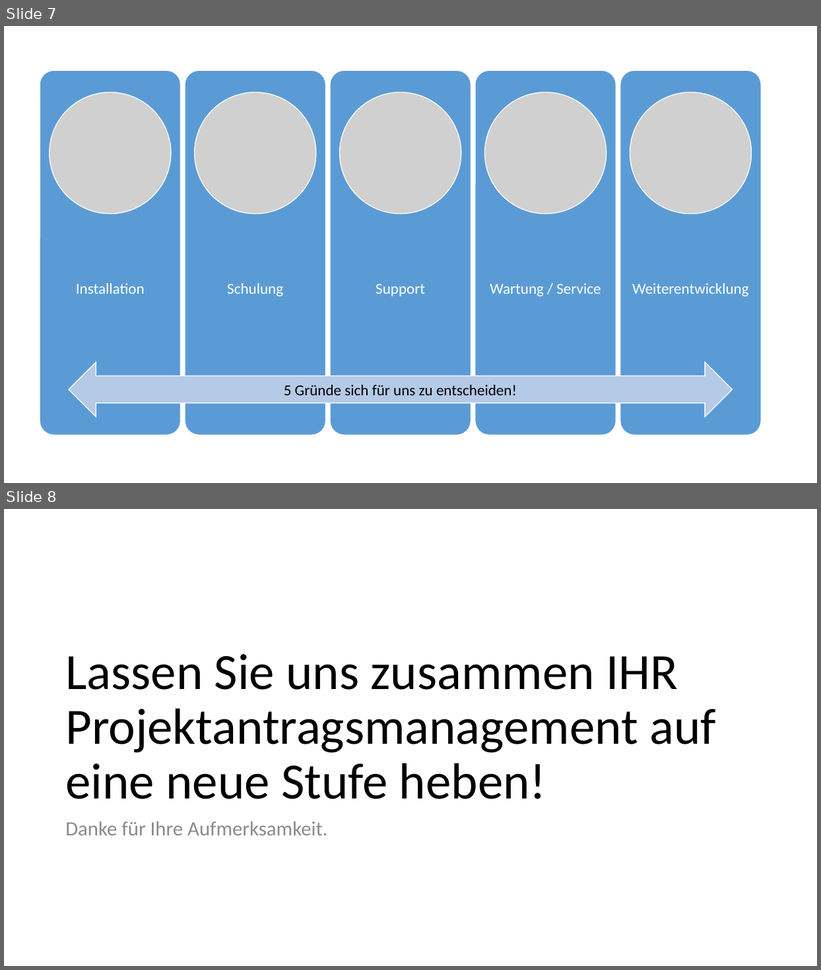
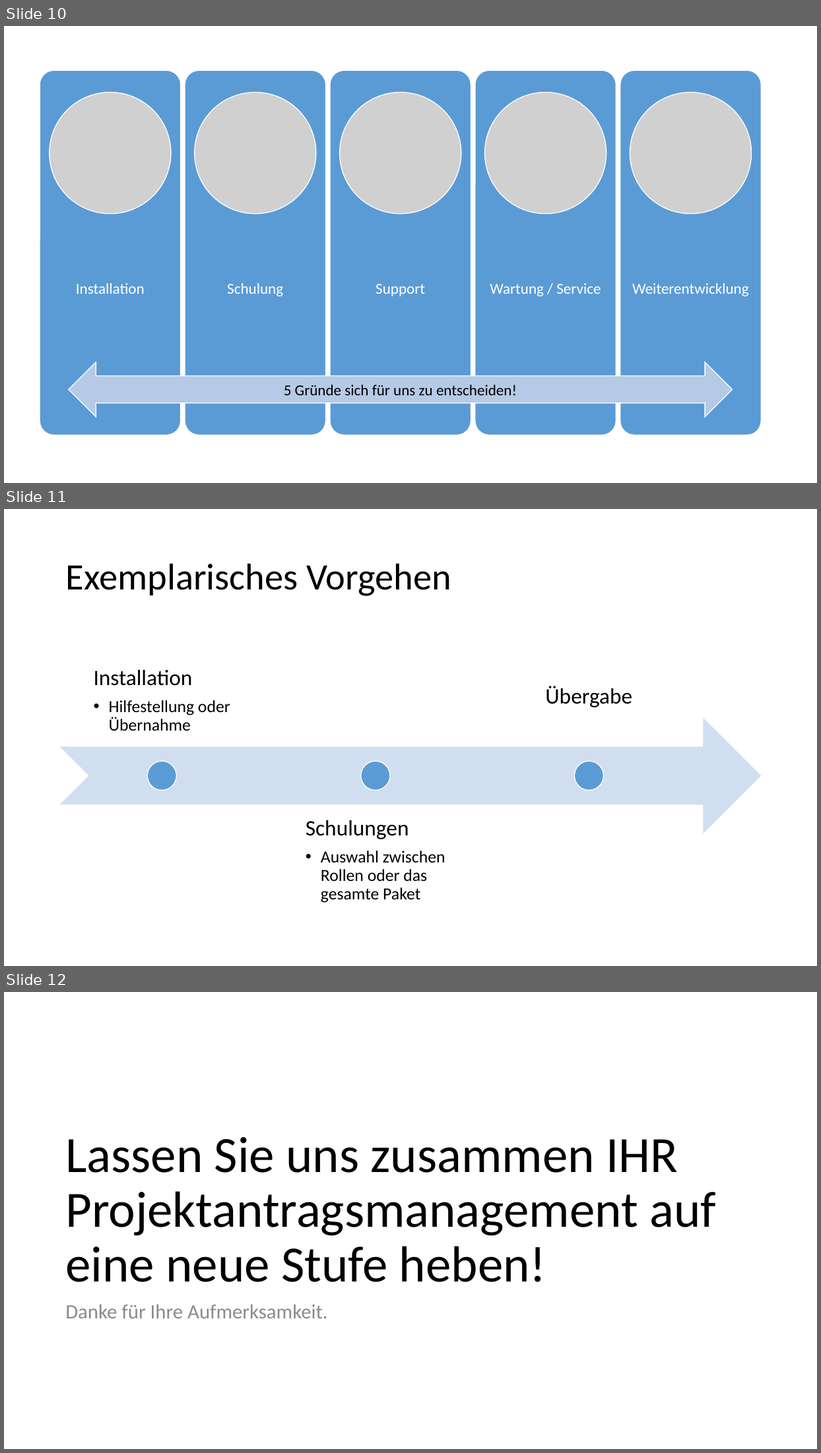
Before and after one commit to Masterarth/PM, a slide deck: documents/projectmanagement/Praesentationen/Abschlusspräsentation.pptx. Shown one above the other, each under a label of ours: slides 7 and 8 before the commit, slides 10, 11 and 12 after it. The pictures are 821x970 and 821x1453 pixels, drawn with LibreOffice and Linux fonts; fonts in the diff are those of the drawing; grey boxes stand for pictures. Boxes give left, top, right and bottom in pixels: in the first picture for what was removed or moved away, otherwise in the second. Text is boxed around its words. In the diff, an @@ line names an element or a change of style, - is before the commit and + after.

```diff
--- a/documents/projectmanagement/Praesentationen/Abschlusspräsentation.pptx
+++ b/documents/projectmanagement/Praesentationen/Abschlusspräsentation.pptx
@@ slide 11 added at [4,509,817,966], background #FFFFFF @@
@@ title added at [66,563,451,596], 44 pt, text #000000 @@
+Exemplarisches Vorgehen
@@ group added at [60,670,762,903]: 3 texts, 3 ellipses, 1 notched right arrow @@
+Installation
+  • Hilfestellung oder Übernahme
+Schulungen
+  • Auswahl zwischen Rollen oder das gesamte Paket
+Übergabe
@@ what was slide 7 is now slide 10 @@
@@ what was slide 8 is now slide 12 @@
```
Also in this commit, not shown: 3 other slides added.
